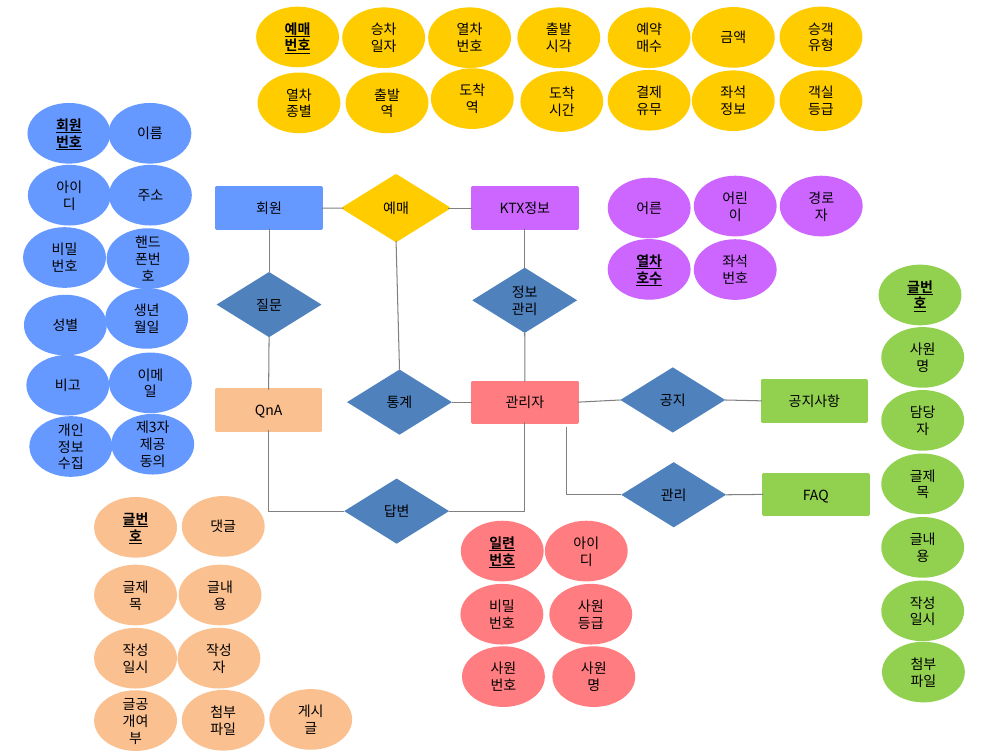
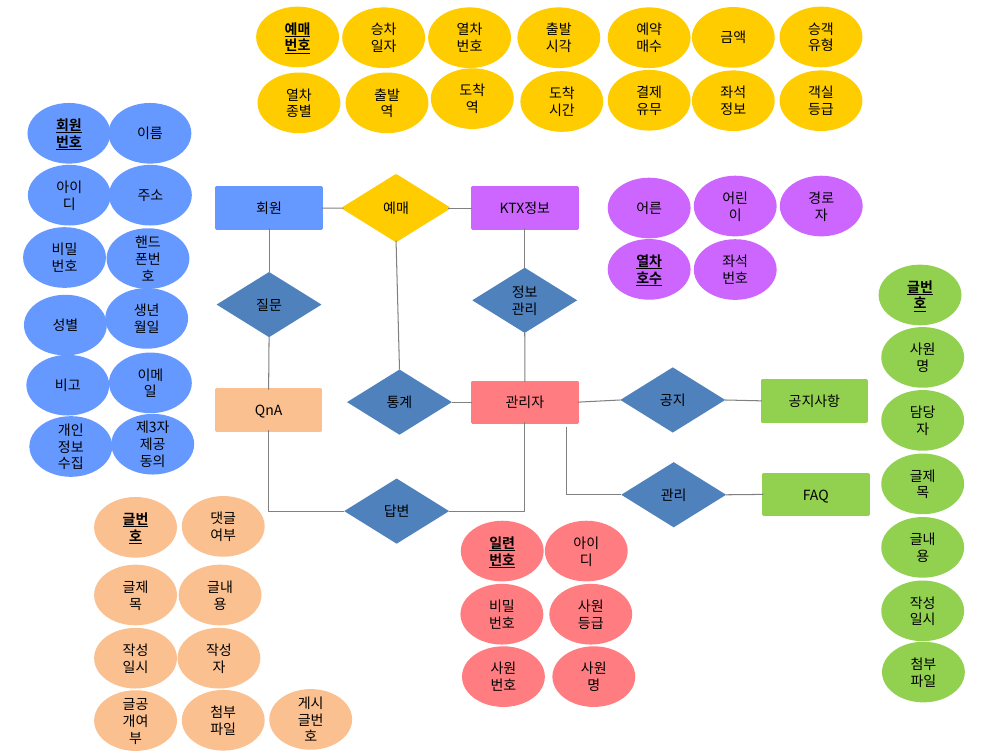
Before and after one commit to JDSeung/KorailTeamProject, a slide deck: slide 1 of ProjectDoc/개체관계도_송도윤.pptx. Drawn at 1008x756 pixels with LibreOffice and Linux fonts; fonts in the diff are those of the drawing. Boxes give left, top, right and bottom in pixels: in the first picture for what was removed or moved away, otherwise in the second. Text is boxed around its words. In the diff, an @@ line names an element or a change of style, - is before the commit and + after.

```diff
--- a/ProjectDoc/개체관계도_송도윤.pptx
+++ b/ProjectDoc/개체관계도_송도윤.pptx
@@ text in ellipse at <box>210,511,236,541</box>: text changed @@
-댓글
+댓글여부
@@ text in ellipse at <box>298,696,324,741</box>: text changed @@
-게시글
+게시글번호
```
Also in this commit, not shown: 2 other files.
